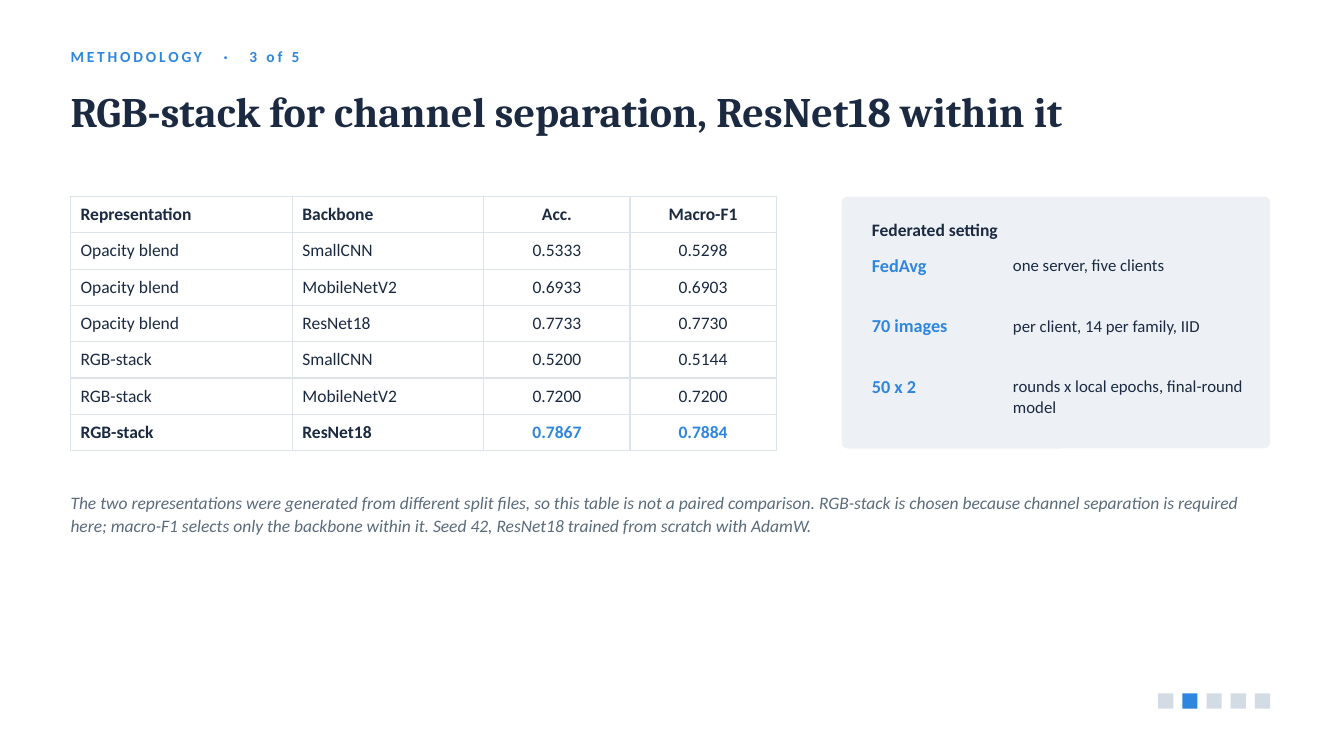
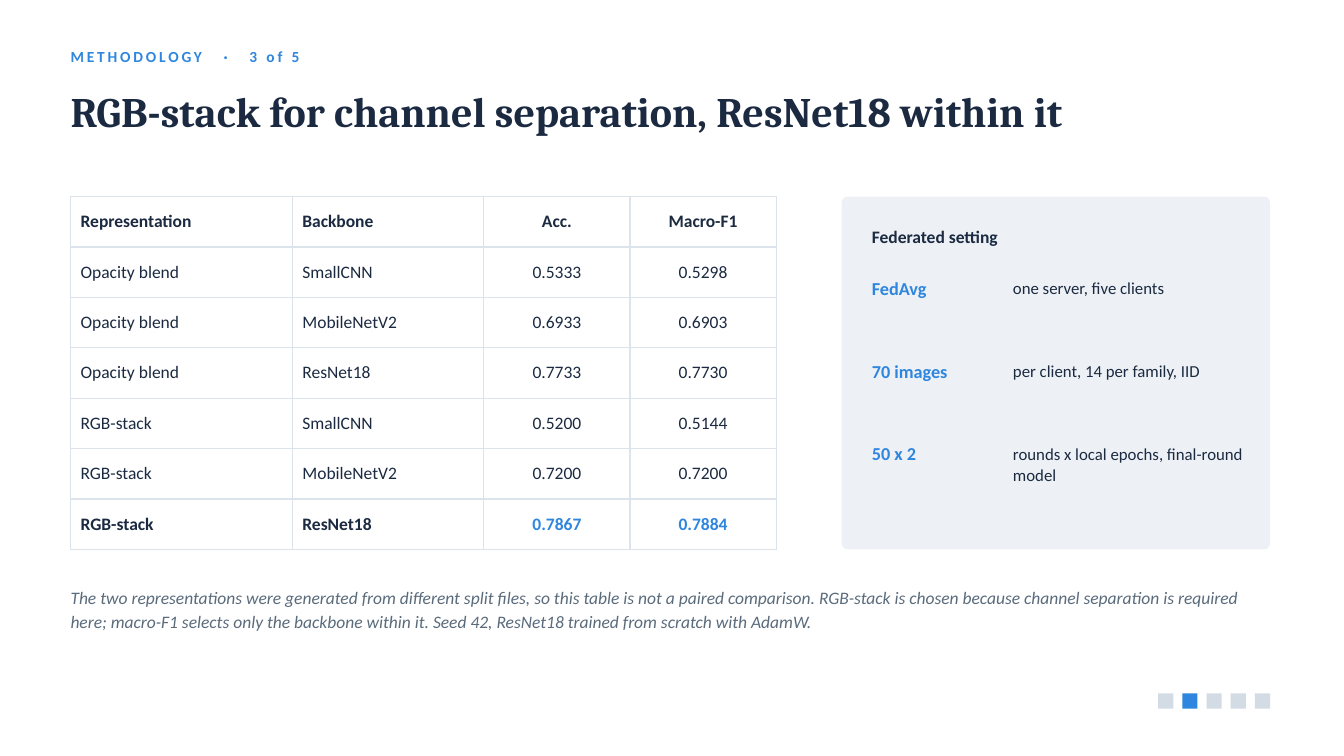
Before and after one commit to jabirmbrok/fl_backdoor_infostealer, a slide deck: slide 7 of slides/iwbis_channel_aware_backdoor.pptx. Drawn at 1344x756 pixels with LibreOffice and Linux fonts; fonts in the diff are those of the drawing. Boxes give left, top, right and bottom in pixels: in the first picture for what was removed or moved away, otherwise in the second. Text is boxed around its words. In the diff, an @@ line names an element or a change of style, - is before the commit and + after.

```diff
--- a/slides/iwbis_channel_aware_backdoor.pptx
+++ b/slides/iwbis_channel_aware_backdoor.pptx
@@ table: place and size @@
-table at <box>71,197,776,442</box>
+table at <box>71,197,776,534</box>
@@ rounded rectangle: place and size @@
-rounded rectangle at <box>842,197,1270,449</box>
+rounded rectangle at <box>842,197,1270,549</box>
@@ rounded rectangle at <box>842,197,1270,549</box>: proportions changed @@
@@ text "Federated setting": place and size @@
-text "Federated setting" at <box>872,223,998,239</box>
+text "Federated setting" at <box>872,230,998,246</box>
@@ text "FedAvg": place and size @@
-text "FedAvg" at <box>872,259,927,275</box>
+text "FedAvg" at <box>872,282,927,298</box>
@@ text "one server, five clients": place and size @@
-text "one server, five clients" at <box>1013,259,1164,273</box>
+text "one server, five clients" at <box>1013,282,1164,296</box>
@@ text "70 images": place and size @@
-text "70 images" at <box>872,319,947,335</box>
+text "70 images" at <box>872,365,947,381</box>
@@ text "per client, 14 per family, ...": place and size @@
-text "per client, 14 per family, ..." at <box>1013,320,1200,335</box>
+text "per client, 14 per family, ..." at <box>1013,365,1200,380</box>
@@ text "50 x 2": place and size @@
-text "50 x 2" at <box>872,381,916,393</box>
+text "50 x 2" at <box>872,448,916,460</box>
@@ text "rounds x local epochs, final-round ...": place and size @@
-text "rounds x local epochs, final-round ..." at <box>1013,380,1243,413</box>
+text "rounds x local epochs, final-round ..." at <box>1013,448,1243,481</box>
@@ text "The two representations were generated ...": place and size @@
-text "The two representations were generated ..." at <box>71,497,1238,535</box>
+text "The two representations were generated ..." at <box>71,592,1238,631</box>
```
Also in this commit, not shown: 6 other slides changed, 5 other files.
